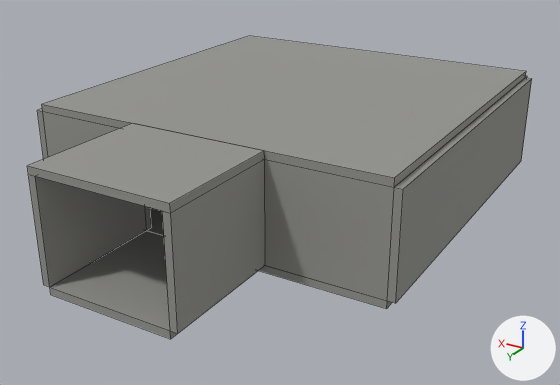
What one commit did to the Blender file assets/models/entrance-to-underground-level.blend.
One viewpoint serves both versions: a 50 mm camera at (-15.7, 15.5, 11.2) aimed at (-0.6, -9.8, -1.5). Arrows for +X, +Y and +Z are at lower right; the lights stay in place. The picture after the commit comes second. Mesh edges are drawn as thin lines.

In view in the first picture: 'Corridor ceiling', 'Corridor floor', 'Corridor wall left', 'Corridor wall right', 'Room ceiling', 'Room floor', 'Room front wall left', 'Room front wall right', 'Room wall left', 'Room wall right'.
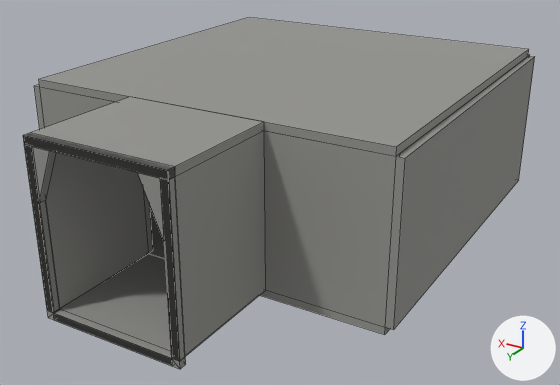
ob_corridor_entrance_opening is not drawn itself; it is used by a modifier of ob_corridor_entrance_wall.
ob_corridor_door_pocket_left is not drawn itself; it is used by a modifier of ob_corridor_entrance_wall.
ob_corridor_door_pocket_right is not drawn itself; it is used by a modifier of ob_corridor_entrance_wall.

The change, as a list of edits to the scene's bpy script:
```text
Change me_corridor_wall_left_mesh:
    remove me_corridor_wall_left_mesh.from_pydata(...)  # 8 vertices, 6 faces; spans x -0.15..0.15, y -2.5..2.5, z -2.0..2.0
    add me_corridor_wall_left_mesh.from_pydata(...)  # 8 vertices, 6 faces; spans x -0.15..0.15, y -2.5..2.5, z -3.0..3.0
    me_corridor_wall_left_mesh part 1: the whole mesh is scaled about its middle by (1, 1, 1.5)
Change me_corridor_wall_right_mesh:
    remove me_corridor_wall_right_mesh.from_pydata(...)  # 8 vertices, 6 faces; spans x -0.15..0.15, y -2.5..2.5, z -2.0..2.0
    add me_corridor_wall_right_mesh.from_pydata(...)  # 8 vertices, 6 faces; spans x -0.15..0.15, y -2.5..2.5, z -3.0..3.0
    me_corridor_wall_right_mesh part 2: the whole mesh is scaled about its middle by (1, 1, 1.5)
Change me_room_wall_left_mesh:
    remove me_room_wall_left_mesh.from_pydata(...)  # 8 vertices, 6 faces; spans x -0.2..0.2, y -7.5..7.5, z -2.0..2.0
    add me_room_wall_left_mesh.from_pydata(...)  # 8 vertices, 6 faces; spans x -0.2..0.2, y -7.5..7.5, z -3.0..3.0
    me_room_wall_left_mesh part 3: the whole mesh is scaled about its middle by (1, 1, 1.5)
Change me_room_wall_right_mesh:
    remove me_room_wall_right_mesh.from_pydata(...)  # 8 vertices, 6 faces; spans x -0.2..0.2, y -7.5..7.5, z -2.0..2.0
    add me_room_wall_right_mesh.from_pydata(...)  # 8 vertices, 6 faces; spans x -0.2..0.2, y -7.5..7.5, z -3.0..3.0
    me_room_wall_right_mesh part 4: the whole mesh is scaled about its middle by (1, 1, 1.5)
Change me_room_front_wall_left_mesh:
    remove me_room_front_wall_left_mesh.from_pydata(...)  # 8 vertices, 6 faces; spans x -2.48..2.48, y -0.15..0.15, z -2.0..2.0
    add me_room_front_wall_left_mesh.from_pydata(...)  # 8 vertices, 6 faces; spans x -2.48..2.48, y -0.15..0.15, z -3.0..3.0
    me_room_front_wall_left_mesh part 5: the whole mesh is scaled about its middle by (1, 1, 1.5)
Change me_room_front_wall_right_mesh:
    remove me_room_front_wall_right_mesh.from_pydata(...)  # 8 vertices, 6 faces; spans x -2.48..2.48, y -0.15..0.15, z -2.0..2.0
    add me_room_front_wall_right_mesh.from_pydata(...)  # 8 vertices, 6 faces; spans x -2.48..2.48, y -0.15..0.15, z -3.0..3.0
    me_room_front_wall_right_mesh part 6: the whole mesh is scaled about its middle by (1, 1, 1.5)
Change ob_corridor_floor:
    ob_corridor_floor.location: (0.0, -2.5, -2.15) -> (0.0, -2.5, -3.15)
Change ob_corridor_ceiling:
    ob_corridor_ceiling.location: (0.0, -2.5, 2.15) -> (0.0, -2.5, 3.15)
Change ob_room_floor:
    ob_room_floor.location: (0.0, -12.5, -2.15) -> (0.0, -12.5, -3.15)
Change ob_room_ceiling:
    ob_room_ceiling.location: (0.0, -12.5, 2.15) -> (0.0, -12.5, 3.15)
Add ob_corridor_door_pocket_right:
    ob_corridor_door_pocket_right = bpy.data.objects.new('Corridor door pocket right', me_corridor_door_pocket_mesh)  # a box spanning x -0.5..0.5, y -0.5..0.5, z -0.5..0.5
    ob_corridor_door_pocket_right.location = (3.818, -0.15, 0.0)
    ob_corridor_door_pocket_right.scale = (2.61, 0.24, 6.04)
Add ob_corridor_door_pocket_left:
    ob_corridor_door_pocket_left = bpy.data.objects.new('Corridor door pocket left', me_corridor_door_pocket_mesh)  # a box spanning x -0.5..0.5, y -0.5..0.5, z -0.5..0.5
    ob_corridor_door_pocket_left.location = (-3.818, -0.15, 0.0)
    ob_corridor_door_pocket_left.scale = (2.61, 0.24, 6.04)
Add ob_corridor_entrance_opening:
    ob_corridor_entrance_opening = bpy.data.objects.new('Corridor entrance opening', me_corridor_entrance_opening_mesh)  # 12 vertices, 14 faces; spans x -2.55..2.55, y -2.0..2.0, z -3.02..3.02
    ob_corridor_entrance_opening.location = (0.0, -0.15, 0.0)
Add ob_corridor_entrance_wall:
    ob_corridor_entrance_wall = bpy.data.objects.new('Corridor entrance wall', me_corridor_entrance_wall_mesh)  # a box spanning x -2.85..2.85, y -0.15..0.15, z -3.3..3.3; in mat_underground_entrance_concrete (grey #959590); modifiers BOOLEAN, BOOLEAN, BOOLEAN
    ob_corridor_entrance_wall.location = (0.0, -0.15, 0.0)
```

Location of each change, (x1, y1, x2, y2) in pixels of the pictures (560 x 385 px):
'Room ceiling', moved
    before: (42, 36, 526, 187)
    after: (39, 18, 529, 156)
'Room front wall left', rescaled (38% taller)
    before: (265, 159, 394, 301)
    after: (264, 131, 396, 327)
'Room wall left', rescaled (21% taller)
    before: (387, 78, 532, 303)
    after: (385, 56, 535, 329)
'Corridor ceiling', moved
    before: (27, 123, 265, 213)
    after: (24, 97, 264, 180)
'Corridor wall left', rescaled (32% taller)
    before: (162, 159, 265, 333)
    after: (160, 131, 266, 361)
'Corridor wall right', rescaled
    before: (28, 174, 147, 287)
    after: (25, 145, 149, 312)
'Corridor floor', moved
    before: (50, 231, 177, 339)
    after: (53, 254, 172, 366)
'Corridor entrance wall', added
    after: (23, 133, 186, 369)
'Room front wall right', rescaled (40% taller)
    before: (43, 112, 152, 230)
    after: (40, 87, 153, 253)
'Room floor', moved (mostly hidden)
    before: (147, 208, 392, 309)
    after: (149, 206, 390, 334)
'Room wall right', rescaled (mostly hidden)
    before: (37, 109, 48, 159)
    after: (34, 85, 45, 129)
